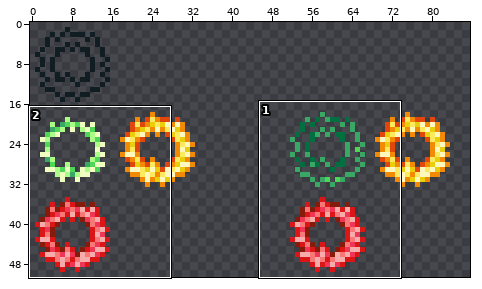
File history of a sprite sheet, Resources/Textures/Wreath.png. Above: a wide view before the commit, with the close-up outlined.
Close-up. As it was:
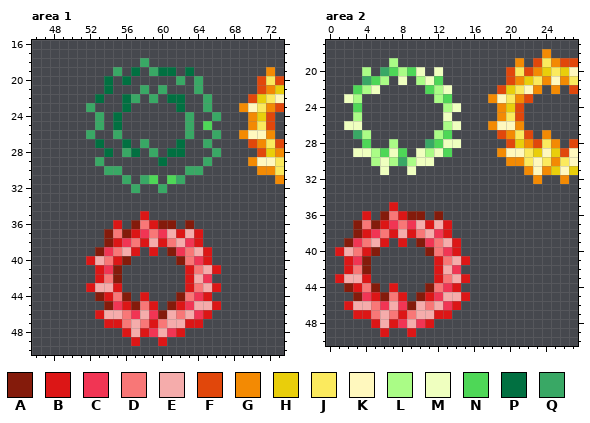
The file is 204x102 pixels, drawn in blocks of 2x2; one block is one cell here. Shown: area 1: x 46..73, y 16..50; area 2: x 0..27, y 17..50. The wide view leaves out empty margins.
Palette (. is transparent): A #841b0b  B #dc1616  C #f13554  D #f87777  E #f5acab  F #e1470b  G #f38a03  H #e9ce0b  J #fbea5e  K #fff8be  L #aafc86  M #efffbf  N #4ed757  P #017041  Q #39a865
Pixels before, area 1, first column x 52:
18 ......Q...............
19 ...Q.P.QPP.P........G.
20 ..P.P.....Q.Q......FJF
21 ..P...Q.Q...Q......FGH
22 .P..PQ.Q.PP..Q....FHJK
23 Q...P.....P..Q...GKJGF
24 .Q.P.......Q..Q...GHF.
25 .Q.P.......Q.N....GJF.
26 Q..Q.......Q..Q..GKKG.
27 .P..P.Q...P..Q....FGJF
28 ..P.QP.Q.PP...Q....FHG
29 .Q......P....Q....GKKJ
30 ..QQ.......QQ......GGJ
31 ....Q.QN.NQ..........G
32 .....Q..Q.............
33 ......................
34 ......................
35 ......B...............
36 ...B.ADBAA.A..........
37 ..ADABCDCEBEB.........
38 ..ABCDBEBDECB.........
39 .ACDEB.B.ACDEB........
40 BEDBA.....ADCB........
41 .BCA.......BDEB.......
42 .BDA.......BEC........
43 BEEB.......BDEB.......
44 .ABDA.B...ADCB........
45 ..ACBADB.ABCEEB.......
46 .BEEDCECAEDECB........
47 ..BBDEDBDEEBB.........
48 ....BEBCECB...........
49 .....B..B.............
Pixels before, area 2, first column x 1:
18 .......................G...
19 ......L.............G.FJGFF
20 ...L.QNLNM.M.......FJFGHJHK
21 ...QNL.M.LMN.......FGHJGKGJ
22 ..NLM.....NLM.....FHJKG.G.F
23 .ML........LN....GKJGF.....
24 ..N.........LM....GHF......
25 ..L.........M.....GJF......
26 .MM.........LM...GKKG......
27 ..QL.......LN.....FGJF.G...
28 ...N..L...QNMM.....FHGFJG.F
29 ..MMLNMN.MLMN.....GKKJHKHFK
30 ....LMLQLMM........GGJKJGJK
31 .....M..M............GKGHKH
32 ......................G..G.
33 ...........................
34 ...........................
35 ......B....................
36 ...B.ADBAA.A...............
37 ..ADABCDCEBEB..............
38 ..ABCDBEBDECB..............
39 .ACDEB.B.ACDEB.............
40 BEDBA.....ADCB.............
41 .BCA.......BDEB............
42 .BDA.......BEC.............
43 BEEB.......BDEB............
44 .ABDA.B...ADCB.............
45 ..ACBADB.ABCEEB............
46 .BEEDCECAEDECB.............
47 ..BBDEDBDEEBB..............
48 ....BEBCECB................
49 .....B..B..................
And afterwards:
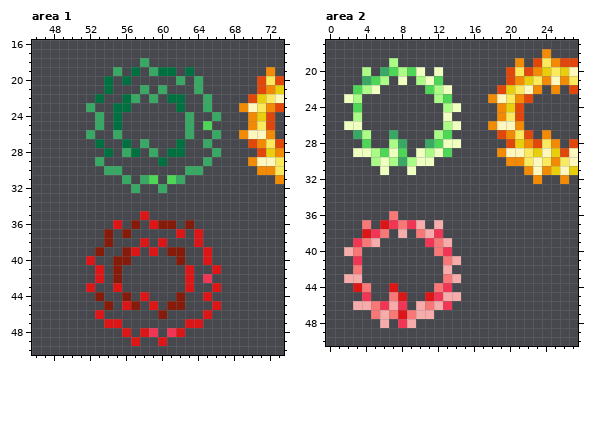
Diff:
Area 1:
The edit turns colour B into colour A in row 40 at x 55; in row 45 at x 62.
The edit turns colour C into colour A in row 39 at x 62.
The edit turns colour E into colour A in row 39 at x 56.
There is now colour P in row 23 at x 55.
Colour B is gone in row 37 at x 57; in row 38 at x 55; in row 44 at x 54; in row 47 at x 59.
Colour C is gone in row 37 at x 58 and 60; in row 38 at x 56 and 63; in row 39 at x 54; in row 40 at x 64; in row 41 at x 54; in row 44 at x 64.
Colour C is gone in row 45 at x 55 and 63; in row 46 at x 57, 59 and 64.
Colour D is gone in row 36 at x 58; in row 37 at x 55 and 59; in row 38 at x 57 and 61; in row 39 at x 55 and 63; in row 40 at x 54 and 63; in row 41 at x 64.
Colour D is gone in row 42 at x 54; in row 43 at x 64; in row 44 at x 55 and 63; in row 45 at x 58; in row 46 at x 56 and 62; in row 47 at x 56, 58 and 60.
Colour E is gone in row 37 at x 61 and 63; in row 38 at x 59 and 62; in row 39 at x 64; in row 40 at x 53; in row 41 at x 65; in row 42 at x 64.
Colour E is gone in row 43 at x 53 to 54 and 65; in row 45 at x 64 to 65; in row 46 at x 54 to 55, 58, 61 and 63; in row 47 at x 57 and 61 to 62; in row 48 at x 57 and 60.
Area 2:
There is now colour Q in row 27 at x 7; in row 28 at x 8.
Colour A is gone in row 36 at x 6, 9 to 10 and 12; in row 37 at x 3 and 5; in row 38 at x 3; in row 39 at x 2 and 10; in row 40 at x 5 and 11; in rows 41 to 42 at x 4.
Colour A is gone in row 44 at x 2, 5 and 11; in row 45 at x 3, 6 and 10; in row 46 at x 9.
Colour B is gone in row 35 at x 7; in row 36 at x 4 and 8; in row 37 at x 11 and 13; in row 38 at x 7, 9 and 13; in row 39 at x 6, 8 and 14; in row 40 at x 1, 4 and 14.
Colour B is gone in row 41 at x 2, 12 and 15; in row 42 at x 2 and 12; in row 43 at x 1, 4, 12 and 15; in row 44 at x 14; in row 45 at x 5 and 15; in row 46 at x 2 and 14.
Colour B is gone in row 47 at x 3 to 4 and 12 to 13; in row 48 at x 5, 7 and 11; in row 49 at x 6 and 9.
Colour C is gone in row 42 at x 14; in row 48 at x 10.
Changed places in both close-ups, as pixel boxes (x1, y1, x2, y2):
added: (113, 103, 122, 112)
changed: (95, 220, 212, 337)
added: (389, 130, 407, 148)
erased: (335, 202, 470, 337)
